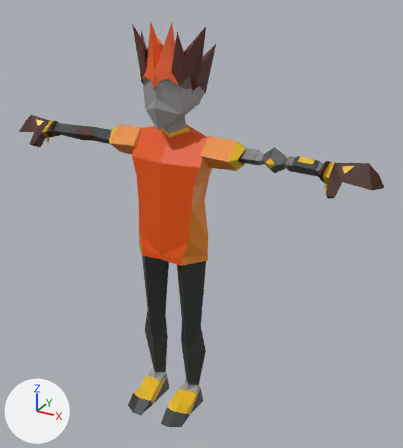
The FBX model Assets/Visuals/CharacterModels/pyro.fbx, before and after one commit.
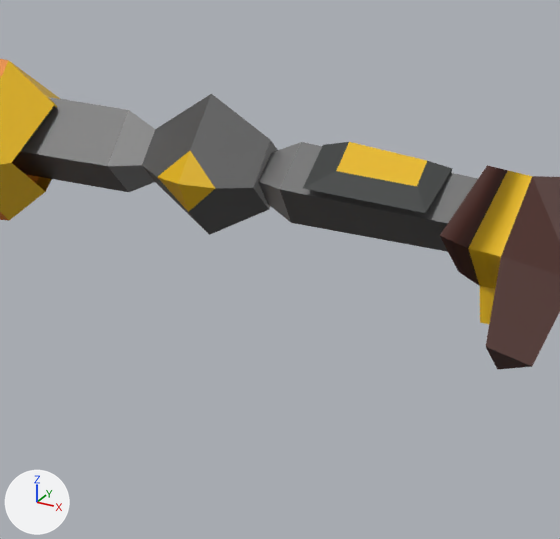
Old and new are each drawn whole from a camera (50 mm lens) standing at (27.7, -44.2, 44.0) and looking at (2.8, 1.1, 21.3) and again close up on the part from 58% to 84% of the width and 29% to 51% of the height. Arrows for +X, +Y and +Z are at lower left; the lights stay in place. Where no turn or scale is listed for an object, it has been applied to the vertices.

Script lines for the objects in view, before the commit:
```python
me_basemodels_003 = bpy.data.meshes.new('BaseModels.003')
me_basemodels_003.from_pydata(...)  # 13 vertices, 12 faces; spans x 2.79..7.54, y -1.09..2.68, z 27.55..30.63
# faces by material slot: [8, 4]
me_basemodels_003.materials.append(mat_sleeve_001)  # orange #e78721
me_basemodels_003.materials.append(mat_yellowstripe_001)  # yellow #e7b814
me_cube = bpy.data.meshes.new('Cube')
me_cube.from_pydata(...)  # 28 vertices, 25 faces; spans x 5.67..11.53, y -0.46..1.78, z 27.85..30.34
# faces by material slot: [8, 13, 4]
me_cube.materials.append(mat_yellowstripe)  # yellow #e7b814
me_cube.materials.append(mat_metalarm)  # dark grey #6e6e6e
me_cube.materials.append(mat_metalarmbrighter)  # grey #a0a0a0
me_cube_001 = bpy.data.meshes.new('Cube.001')
me_cube_001.from_pydata(...)  # 21 vertices, 16 faces; spans x 10.69..15.23, y -0.17..1.47, z 28.4..29.89
# faces by material slot: [6, 4, 4, 2]
me_cube_001.materials.append(mat_pants_sleeve_sole)  # black #323534
me_cube_001.materials.append(mat_metalarm)  # dark grey #6e6e6e
me_cube_001.materials.append(mat_metalarmbrighter)  # grey #a0a0a0
me_cube_001.materials.append(mat_yellowstripe_003)  # yellow #e7b814
ob_larm = bpy.data.objects.new('LArm', me_cube)
ob_larm.location = (0.09, 2.03, 0.07)
ob_larm.rotation_euler = (0.0474, -0.00571, -0.0563)  # degrees (2.7, -0.3, -3.2)
ob_lforearm = bpy.data.objects.new('LForearm', me_cube_001)
ob_lforearm.location = (-0.57, -1.79, 0.4)
ob_lforearm.rotation_euler = (-0.0926, 0.00884, -0.075)  # degrees (-5.3, 0.5, -4.3)
ob_lsleeve = bpy.data.objects.new('LSleeve', me_basemodels_003)
ob_lsleeve.location = (0.0, 0.0, 0.0)
# also in view: 'Gloves' at (0.0, 0.1, 28.7)
```
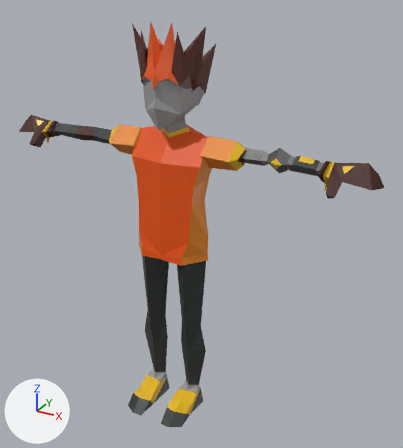
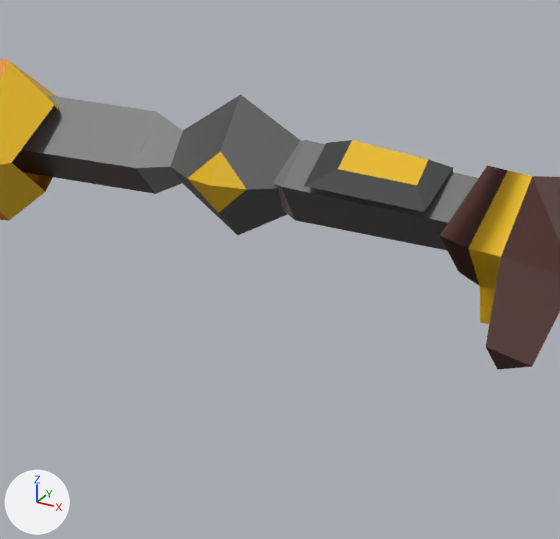
Location of each change, [x1, y1, x2, y2] in pixels of the close-ups (560 x 539 px):
'LArm', moved, turned: before [12, 94, 278, 235]; after [12, 94, 301, 235]
'LForearm', moved, turned: before [258, 142, 478, 252]; after [273, 140, 478, 250]

The change, as a diff of the scene's bpy script:
```diff
--- a/Assets/Visuals/CharacterModels/pyro.fbx.py
+++ b/Assets/Visuals/CharacterModels/pyro.fbx.py
@@ ob_larm @@
 ob_larm = bpy.data.objects.new('LArm', me_cube)
-ob_larm.location = (0.09, 2.03, 0.07)
-ob_larm.rotation_euler = (0.0474, -0.00571, -0.0563)  # degrees (2.7, -0.3, -3.2)
+ob_larm.location = (0.47, 1.93, 0.06)
+ob_larm.rotation_euler = (0.0478, -0.00565, -0.0251)  # degrees (2.7, -0.3, -1.4)
@@ ob_lforearm @@
 ob_lforearm = bpy.data.objects.new('LForearm', me_cube_001)
-ob_lforearm.location = (-0.57, -1.79, 0.4)
-ob_lforearm.rotation_euler = (-0.0926, 0.00884, -0.075)  # degrees (-5.3, 0.5, -4.3)
+ob_lforearm.location = (-0.59, -1.07, 0.36)
+ob_lforearm.rotation_euler = (-0.0921, 0.00637, -0.119)  # degrees (-5.3, 0.4, -6.8)
```
